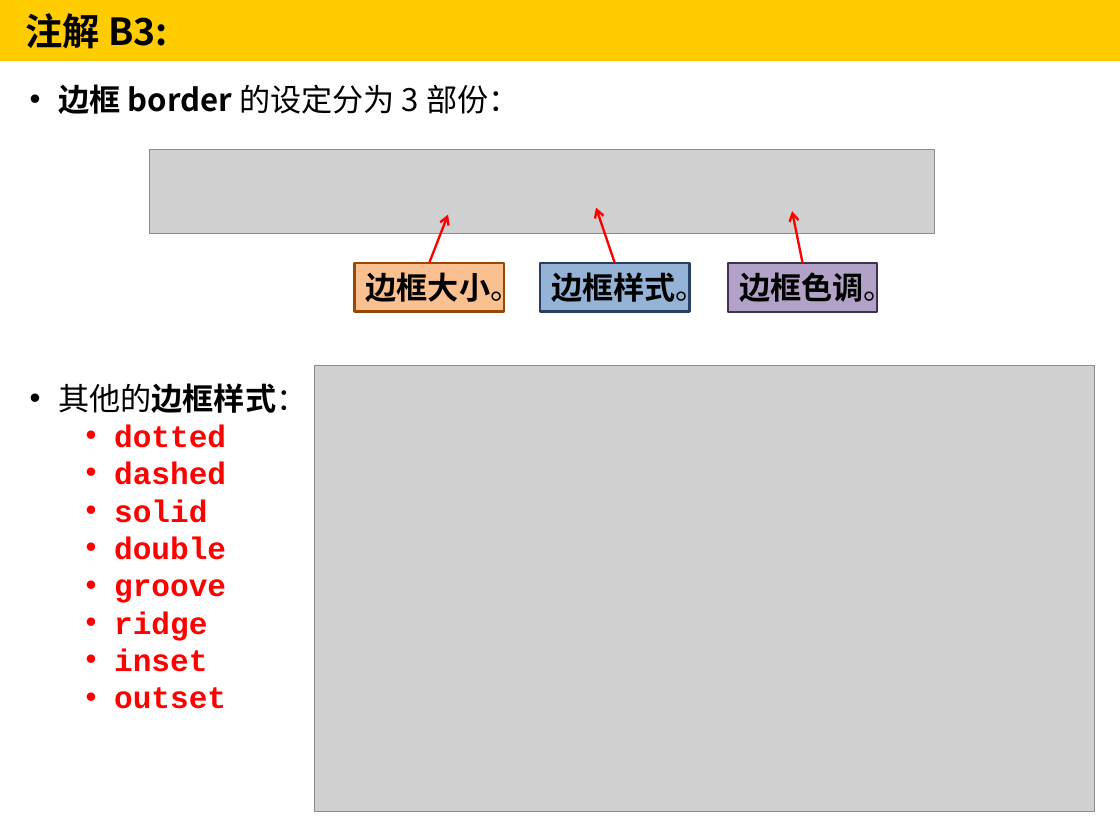
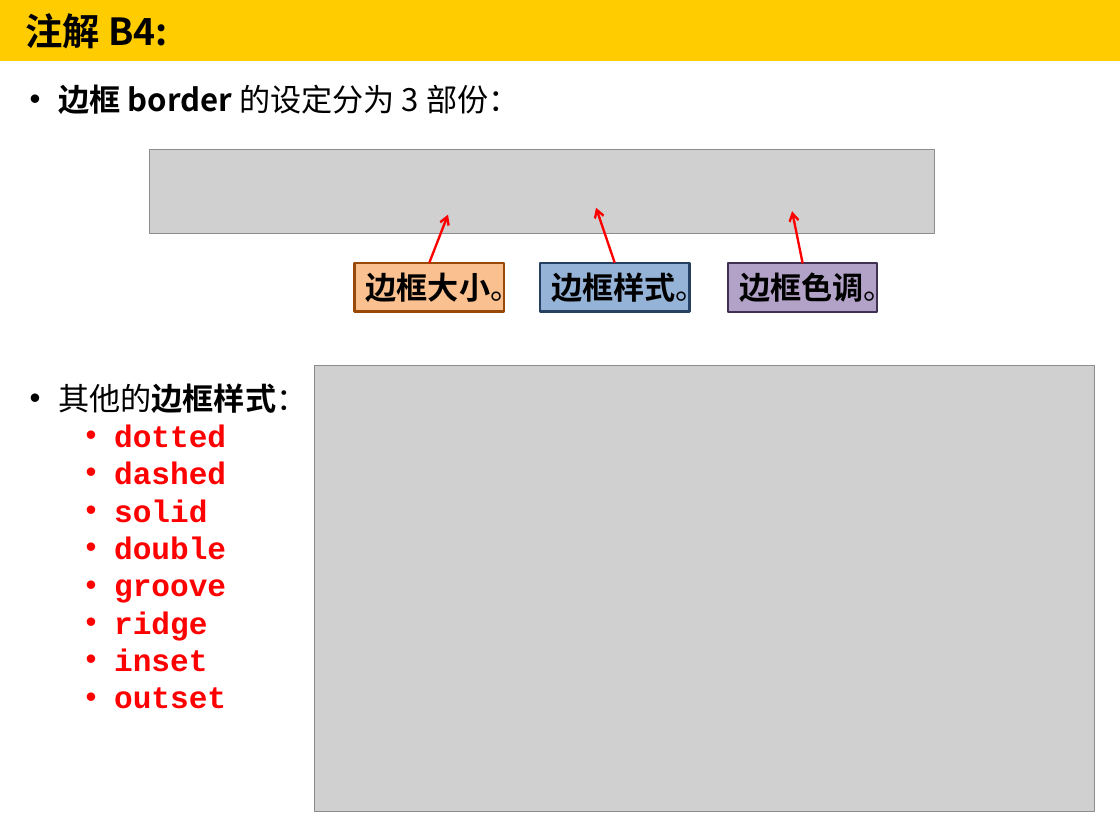
Before and after one commit to liawcv/liawcv.github.io, a slide deck: slide 22 of slide.pptx (slide 21 before the commit). Drawn at 1120x840 pixels with LibreOffice and Linux fonts; fonts in the diff are those of the drawing; grey boxes stand for pictures. Boxes give left, top, right and bottom in pixels: in the first picture for what was removed or moved away, otherwise in the second. Text is boxed around its words. In the diff, an @@ line names an element or a change of style, - is before the commit and + after.

```diff
--- a/slide.pptx
+++ b/slide.pptx
@@ text in rectangle at (25,13,169,49): text changed @@
-注解 B3:
+注解 B4:
```
Also in this commit, not shown: 11 other slides changed, 4 slides added, 1 other file.
